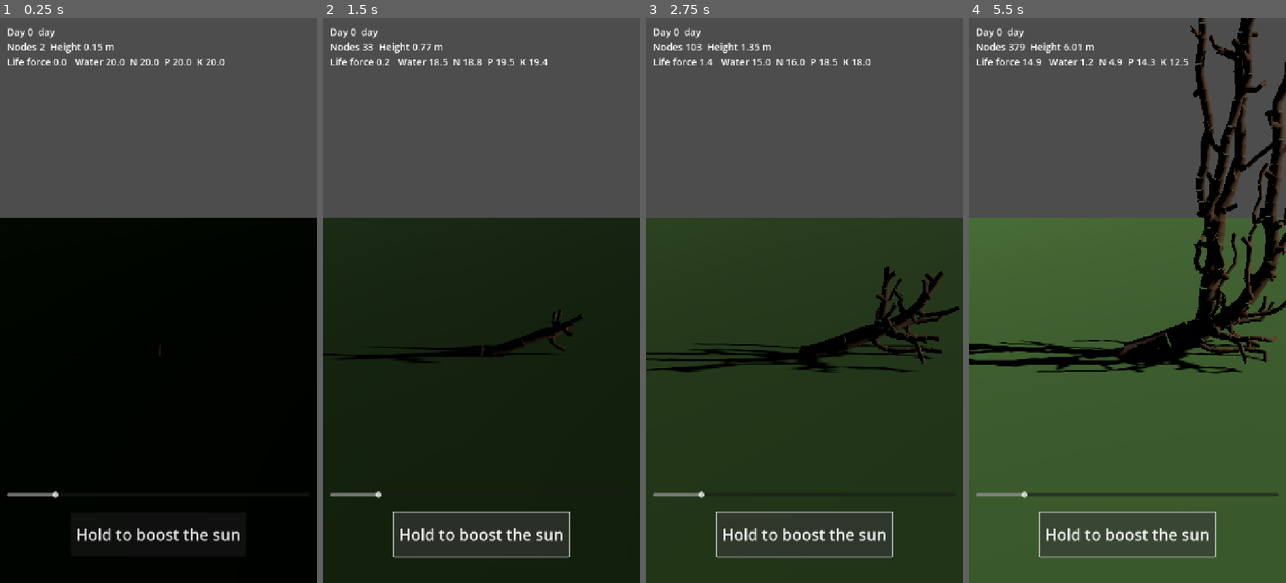
Above: before the commit, frames 1-4 (left to right).
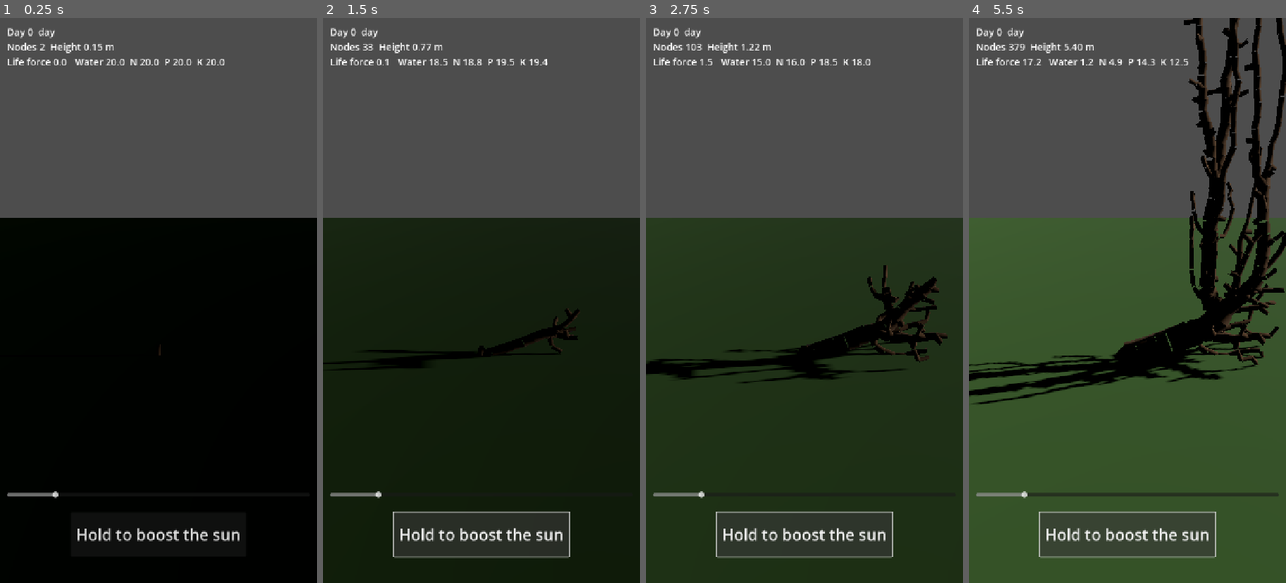
Above: after the commit, the same moments.

Repository: SimonSouleyman/gamdev
Game: Godot game, scene res://tree/tree_view.tscn
The game is run twice, just before and just after one commit, with the same random seed, the same clock (stepped at 60 frames per second) and the same inputs.
Inputs:
- Up to frame 1 (0.25 s): no input
- Up to frame 2 (1.5 s): click "Hold to boost the sun" at 0.5 s; click "Hold to boost the sun" at 1.25 s
- Up to frame 3 (2.75 s): click "Hold to boost the sun" at 2 s
- Up to frame 4 (5.5 s): no input

The runs differ from the first frame. In frame 2, 1.0% of the frame differs, in the area x 0-82%, y 7-63%; in frame 3, 3.2%; in frame 4, 13%, in the area x 0-100%, y 0-69%.

Commit message:
Sun arc in three dimensions, boost as a trade, design doc v1.3
Co-Authored-By: Claude Fable 5.1 <noreply@anthropic.com>
Claude-Session: https://claude.ai/code/session_017A92e8NizkPwGBXnDs2kp5

Diff:
--- a/Tree/shared/day_cycle.gd
+++ b/Tree/shared/day_cycle.gd
@@ -14,6 +14,10 @@
 ## Sun boost: brighter sun, faster growth, while active.
 var boost_active: bool = false
 var boost_multiplier: float = 3.0
+## Boosting is a trade: growth speeds up, but leaves turn light into less life force.
+var boost_life_force_factor: float = 0.6
+## Height of the sun at noon. Germany in summer is about 60 degrees; seasons will tilt this later.
+var noon_elevation: float = deg_to_rad(55.0)
 
 
 func advance(delta_seconds: float) -> void:
@@ -34,12 +38,21 @@
 	return sin(PI * time_of_day / daylight_fraction)
 
 
-## Unit vector pointing from the tree toward the sun. Rises in the east (+X), sets in the west (-X).
+## Unit vector pointing from the tree toward the sun, on its real arc:
+## rises in the east (+X), stands in the south (-Z) and high at noon, sets in the west (-X).
+## So a morning boost grows east, a noon boost south and upward, an evening boost west.
 func sun_direction() -> Vector3:
 	if not is_day():
 		return Vector3.ZERO
 	var angle := PI * time_of_day / daylight_fraction  # 0 = east horizon, PI = west horizon
-	return Vector3(cos(angle), sin(angle), 0.0).normalized()
+	var arc := sin(angle)
+	return Vector3(cos(angle), arc * sin(noon_elevation), -arc * cos(noon_elevation)).normalized()
+
+
+## Light that leaves turn into life force. Boosting lowers the yield (the trade).
+func life_force_light() -> float:
+	var l := sun_height()
+	return l * boost_life_force_factor if boost_active else l
 
 
 ## Light available for growth this instant, 0..boost_multiplier.
--- a/Tree/shared/growth_sim.gd
+++ b/Tree/shared/growth_sim.gd
@@ -64,7 +64,7 @@
 
 	# Life force from leaves: every tip counts as a leaf cluster.
 	var tip_count := graph.tips().size()
-	resources.life_force += tip_count * life_force_per_tip * light * delta
+	resources.life_force += tip_count * life_force_per_tip * clock.life_force_light() * delta
 
 	# Seed markers on the sun's side, above the current crown, capped by the species size.
 	var sun := clock.sun_direction()
--- a/Tree/tests/test_day_cycle.gd
+++ b/Tree/tests/test_day_cycle.gd
@@ -13,6 +13,9 @@
 	t.check(c.sun_direction().x > 0.0, "morning sun in the east")
 	c.time_of_day = c.daylight_fraction * 0.5
 	t.check_near(c.sun_height(), 1.0, 1e-6, "noon at full height")
+	t.check(c.sun_direction().z < -0.3, "noon sun stands in the south")
+	t.check(c.sun_direction().y > 0.5, "noon sun stands high")
+	t.check(absf(c.sun_direction().x) < 1e-6, "noon sun neither east nor west")
 	c.time_of_day = c.daylight_fraction * 0.9
 	t.check(c.sun_direction().x < 0.0, "evening sun in the west")
 	c.time_of_day = c.daylight_fraction + 0.5 * (1.0 - c.daylight_fraction)
@@ -40,3 +43,12 @@
 	var base := c.light_level()
 	c.boost_active = true
 	t.check_near(c.light_level(), base * c.boost_multiplier, 1e-6, "boost multiplies")
+
+
+func test_boost_lowers_life_force_yield() -> void:
+	var c := DayCycle.new()
+	c.time_of_day = c.daylight_fraction * 0.5
+	var calm := c.life_force_light()
+	c.boost_active = true
+	t.check(c.life_force_light() < calm, "boosting turns light into less life force")
+	t.check(c.light_level() > calm, "but into more growth")
--- a/Tree/tests/test_growth_sim.gd
+++ b/Tree/tests/test_growth_sim.gd
@@ -48,6 +48,33 @@
 		if s.clock.time_of_day > 0.2:
 			s.clock.time_of_day = 0.02  # keep it morning
 	t.check(s.centroid().x > 0.1, "crown leans east (x=%f)" % s.centroid().x)
+
+
+func test_noon_boost_leans_south_and_up() -> void:
+	# Sun steering in all three dimensions: at noon the sun stands in the south (-Z) and high.
+	var s := _fed_sim(11)
+	var noon := s.clock.daylight_fraction * 0.5
+	s.clock.time_of_day = noon
+	s.clock.boost_active = true
+	for _i in range(60):
+		s.tick(0.5)
+		if absf(s.clock.time_of_day - noon) > 0.05:
+			s.clock.time_of_day = noon
+	t.check(s.centroid().z < -0.1, "crown leans south (z=%f)" % s.centroid().z)
+	t.check(absf(s.centroid().x) < 0.3, "crown neither east nor west (x=%f)" % s.centroid().x)
+
+
+func test_boosted_day_grows_more_but_yields_less_life_force() -> void:
+	var calm := _fed_sim(5)
+	var boosted := _fed_sim(5)
+	boosted.clock.boost_active = true
+	for _i in range(40):
+		calm.clock.time_of_day = 0.2
+		boosted.clock.time_of_day = 0.2
+		calm.tick(0.5)
+		boosted.tick(0.5)
+	t.check(boosted.graph.size() > calm.graph.size(), "boost grows more nodes")
+	t.check(boosted.resources.life_force < calm.resources.life_force, "boost yields less life force")
 
 
 func test_evening_boost_leans_west() -> void:
Not shown, changed: Tree/docs/acceptance.md
Not shown, changed: Tree/docs/design-doc.md
Not shown, added: Tree/docs/game-feel-review-2026-09-27.md
